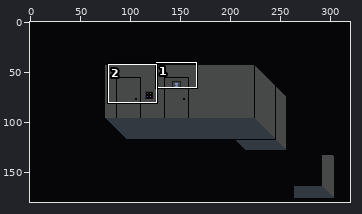
One commit to this pixel-art file: assets/img/rooms/conbini/Toire.aseprite. The first picture is a wide view before the edit; the outline marks the close-up.
Close-up. Before:
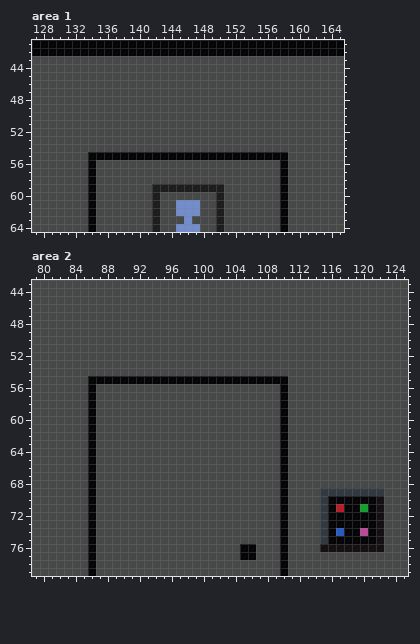
320x180 pixels, 1 frame. Shown: area 1: x 127..165, y 41..64; area 2: x 79..125, y 43..79.
The result:
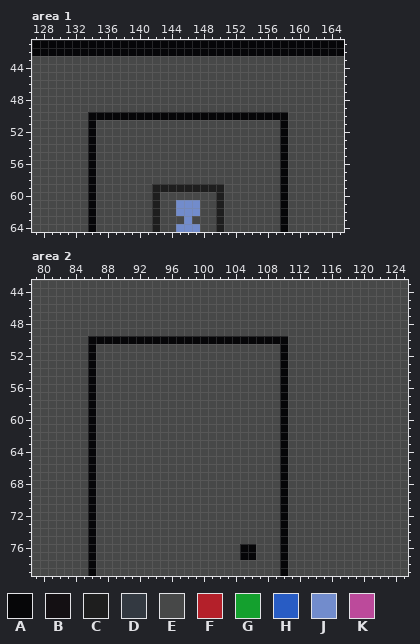
Palette (. is transparent): A #060608  B #141013  C #1e1e1e  D #333941  E #474848  F #b4202a  G #14a02e  H #285cc4  J #728ccc  K #bc4a9b
The exact change:
Area 1, layers "MensDoor", "Toire":
y 50: x 134..158 EEEEEEEEEEEEEEEEEEEEEEEEE -> AAAAAAAAAAAAAAAAAAAAAAAAA
y 51..54: x 134 E -> A; x 158 E -> A
y 55: x 135..157 AAAAAAAAAAAAAAAAAAAAAAA -> EEEEEEEEEEEEEEEEEEEEEEE
Area 2, layers "ToireStorageDoor", "Toire":
y 50: x 86..110 EEEEEEEEEEEEEEEEEEEEEEEEE -> AAAAAAAAAAAAAAAAAAAAAAAAA
y 51..54: x 86 E -> A; x 110 E -> A
y 55: x 87..109 AAAAAAAAAAAAAAAAAAAAAAA -> EEEEEEEEEEEEEEEEEEEEEEE
y 69: x 115..122 DDDDDDDD -> EEEEEEEE
y 70: x 115..122 DAAAAAAB -> EEEEEEEE
y 71: x 115..122 DAFAAGAB -> EEEEEEEE
y 72..73: x 115..122 DAAAAAAB -> EEEEEEEE
y 74: x 115..122 DAHAAKAB -> EEEEEEEE
y 75: x 115..122 DAAAAAAB -> EEEEEEEE
y 76: x 115..122 BBBBBBBB -> EEEEEEEE
